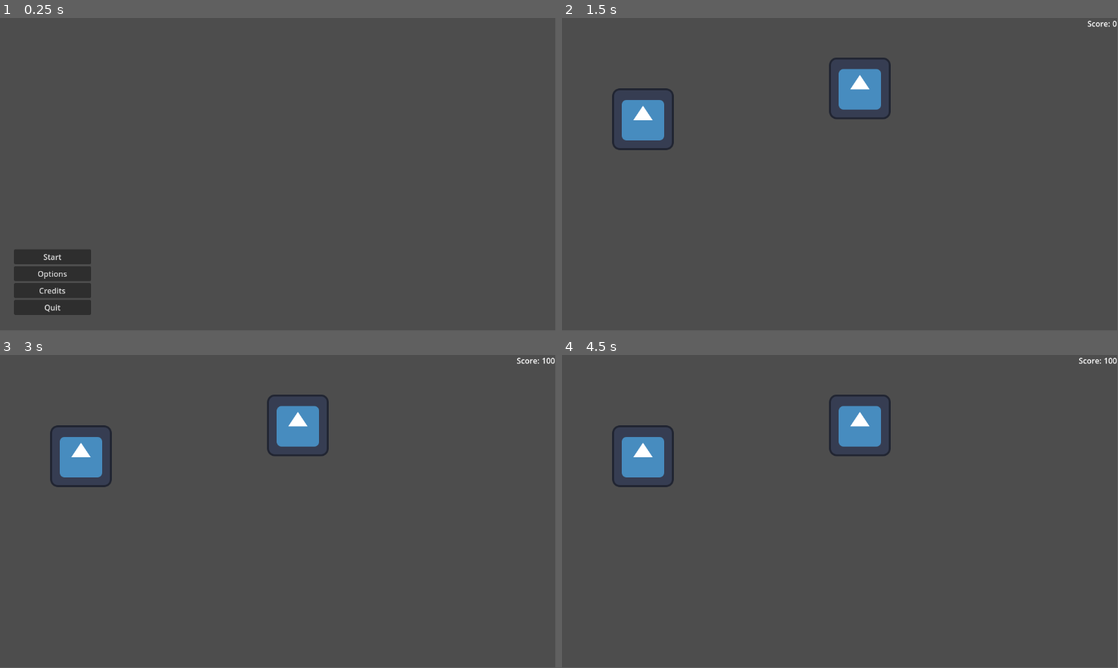
Above: before the commit, frames 1-4 (two rows, left to right).
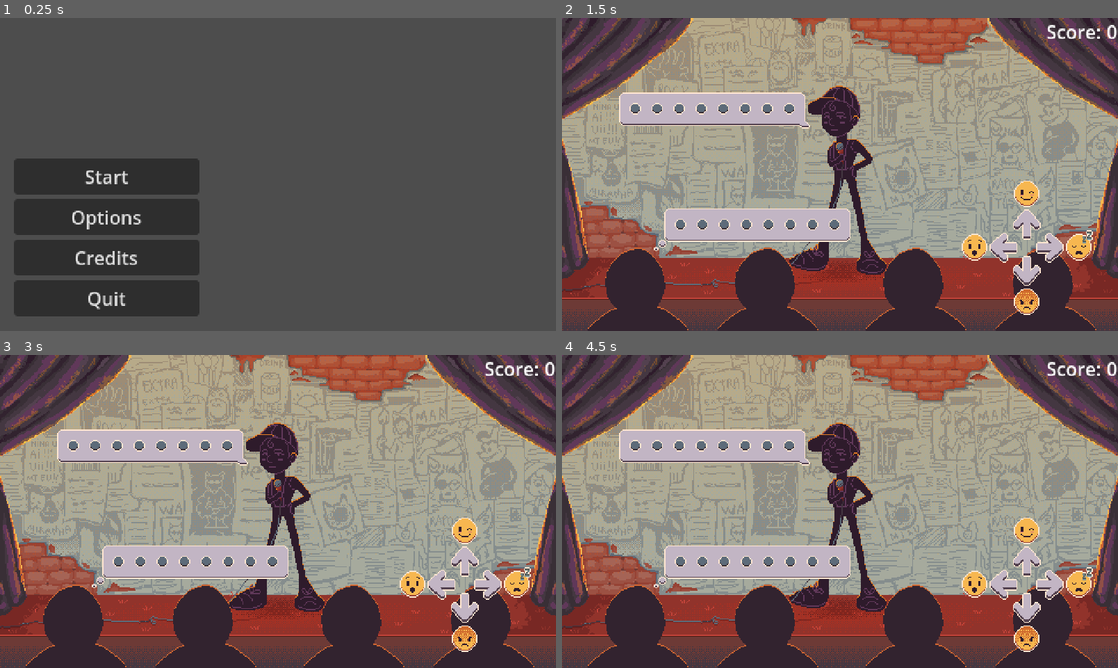
Above: after the commit, the same moments.

Repository: gdp-ufrj/raposo-standup
Game: Godot game, scene res://Scenes/MainMenu.tscn
Same seed, same stepped clock (60 frames per second), same inputs: the game is played once before the commit and once after it. The engine's default icon, where the game draws it, is replaced by a stand-in: a white triangle on a blue panel in a dark square.
Inputs:
- Up to frame 1 (0.25 s): no input
- Up to frame 2 (1.5 s): click "Start" at 0.5 s; hold Right (RightEmoji) from 1.28 s (still down)
- Up to frame 3 (3 s): release Right (RightEmoji) at 2.03 s; hold Down (DownEmoji) 2.03-2.78 s; hold Right (RightEmoji) from 2.78 s (still down)
- Up to frame 4 (4.5 s): release Right (RightEmoji) at 3.53 s; hold Up (UpEmoji) 3.53-4.28 s; hold Left (LeftEmoji) from 4.28 s (still down)
In our replay, the window is 799x449 before the commit and 800x450 after it. These sizes can differ from the game's own. Grey fills any space a smaller window leaves; there, only what the larger window draws over its background counts as a difference.

The runs differ from the first frame. In frame 1, 13% of the frame differs, in the area x 2-36%, y 44-96%; in frame 2, 91%; in frame 3, 91%, in the area x 0-100%, y 0-100%; in frame 4, 91%.
Error after the commit: Invalid assignment of property or key 'frame' with value of type 'int' on a base object of type 'null instance'. (res://Scripts/InputControl.gd:11)

Commit message:
Adicionado primeiro sprites

Diff:
--- a/Scenes/gameplay.tscn
+++ b/Scenes/gameplay.tscn
@@ -1,42 +1,228 @@
-[gd_scene load_steps=8 format=3 uid="uid://0qdt2th35cx5"]
-
-[ext_resource type="Texture2D" uid="uid://dhqk85m8pkqkb" path="res://Assets/icon.svg" id="1_vxgb6"]
+[gd_scene load_steps=38 format=3 uid="uid://0qdt2th35cx5"]
+
+[ext_resource type="Texture2D" uid="uid://btq13nevp1jpf" path="res://Assets/Visual/Player/corpo-Sheet.png" id="1_qckxp"]
 [ext_resource type="Script" path="res://Scripts/InputControl.gd" id="2_vo60r"]
+[ext_resource type="Texture2D" uid="uid://dg72wonvxhl7g" path="res://Assets/Visual/Player/expressoes-Sheet.png" id="3_rnfnp"]
+[ext_resource type="Texture2D" uid="uid://crqjhk8bxetsb" path="res://Assets/Visual/HUD/balões/baloes-de-fala-principal.png" id="4_2ni4t"]
 [ext_resource type="AudioStream" uid="uid://cs38vh3s8atsh" path="res://Assets/musica_120BPM.mp3" id="4_4nw44"]
 [ext_resource type="Script" path="res://Scripts/Bubble.gd" id="4_d0jyi"]
 [ext_resource type="PackedScene" uid="uid://cuv3fax2qw7x1" path="res://Scenes/gui.tscn" id="5_r6kmo"]
-
-[sub_resource type="SpriteFrames" id="SpriteFrames_4w0rr"]
-animations = [{
-"frames": [{
-"duration": 1.0,
-"texture": ExtResource("1_vxgb6")
+[ext_resource type="Texture2D" uid="uid://bqhagscsqbmfo" path="res://Assets/Visual/Background/cenariov2.png" id="6_7yq4q"]
+[ext_resource type="Texture2D" uid="uid://cjcukcrl3a008" path="res://Assets/Visual/HUD/emojis/emojos-mini-Sheet.png" id="6_x1frl"]
+[ext_resource type="Texture2D" uid="uid://b5tlffu2dts4q" path="res://Assets/Visual/HUD/emojis/emojos-mini-inverso-Sheet.png" id="7_5okgi"]
+[ext_resource type="Texture2D" uid="uid://drxfjoid8pypg" path="res://Assets/Visual/Background/plateia.png" id="10_tvaaw"]
+[ext_resource type="Texture2D" uid="uid://dbqu5p18lw3bh" path="res://Assets/Visual/HUD/balões/baloes-de-pensamento-plateia.png" id="11_xrx2p"]
+[ext_resource type="Texture2D" uid="uid://yxsvp5gqj2um" path="res://Assets/Visual/HUD/balões/baloes-de-PENSAMENTO-plateia-distinto.png" id="12_ccl36"]
+
+[sub_resource type="AtlasTexture" id="AtlasTexture_umpqp"]
+atlas = ExtResource("1_qckxp")
+region = Rect2(0, 0, 480, 270)
+
+[sub_resource type="AtlasTexture" id="AtlasTexture_v6xtx"]
+atlas = ExtResource("1_qckxp")
+region = Rect2(480, 0, 480, 270)
+
+[sub_resource type="AtlasTexture" id="AtlasTexture_1adpk"]
+atlas = ExtResource("1_qckxp")
+region = Rect2(960, 0, 480, 270)
+
+[sub_resource type="SpriteFrames" id="SpriteFrames_h34ev"]
+animations = [{
+"frames": [{
+"duration": 1.0,
+"texture": SubResource("AtlasTexture_umpqp")
+}, {
+"duration": 1.0,
+"texture": SubResource("AtlasTexture_v6xtx")
+}, {
+"duration": 1.0,
+"texture": SubResource("AtlasTexture_1adpk")
 }],
 "loop": true,
 "name": &"default",
 "speed": 5.0
 }]
 
+[sub_resource type="AtlasTexture" id="AtlasTexture_17vkq"]
+atlas = ExtResource("3_rnfnp")
+region = Rect2(0, 0, 480, 270)
+
+[sub_resource type="AtlasTexture" id="AtlasTexture_br04h"]
+atlas = ExtResource("3_rnfnp")
+region = Rect2(0, 540, 480, 270)
+
+[sub_resource type="AtlasTexture" id="AtlasTexture_d3xta"]
+atlas = ExtResource("3_rnfnp")
+region = Rect2(0, 810, 480, 270)
+
+[sub_resource type="AtlasTexture" id="AtlasTexture_0jb10"]
+atlas = ExtResource("3_rnfnp")
+region = Rect2(0, 270, 480, 270)
+
+[sub_resource type="AtlasTexture" id="AtlasTexture_8rqdn"]
+atlas = ExtResource("3_rnfnp")
+region = Rect2(480, 270, 480, 270)
+
+[sub_resource type="AtlasTexture" id="AtlasTexture_8t1ld"]
+atlas = ExtResource("3_rnfnp")
+region = Rect2(960, 270, 480, 270)
+
+[sub_resource type="SpriteFrames" id="SpriteFrames_apli4"]
+animations = [{
+"frames": [{
+"duration": 1.0,
+"texture": SubResource("AtlasTexture_17vkq")
+}],
+"loop": true,
+"name": &"Happy",
+"speed": 5.0
+}, {
+"frames": [{
+"duration": 1.0,
+"texture": SubResource("AtlasTexture_br04h")
+}],
+"loop": true,
+"name": &"Normal",
+"speed": 5.0
+}, {
+"frames": [{
+"duration": 1.0,
+"texture": SubResource("AtlasTexture_d3xta")
+}],
+"loop": true,
+"name": &"Sad",
+"speed": 5.0
+}, {
+"frames": [{
+"duration": 1.0,
+"texture": SubResource("AtlasTexture_0jb10")
+}, {
+"duration": 1.0,
+"texture": SubResource("AtlasTexture_8rqdn")
+}, {
+"duration": 1.0,
+"texture": SubResource("AtlasTexture_8t1ld")
+}],
+"loop": true,
+"name": &"Talking",
+"speed": 5.0
+}]
+
+[sub_resource type="AtlasTexture" id="AtlasTexture_sum7o"]
+atlas = ExtResource("4_2ni4t")
+region = Rect2(0, 0, 480, 270)
+
 [sub_resource type="SpriteFrames" id="SpriteFrames_jcn8c"]
 animations = [{
 "frames": [{
 "duration": 1.0,
-"texture": ExtResource("1_vxgb6")
-}],
-"loop": true,
+"texture": SubResource("AtlasTexture_sum7o")
+}],
+"loop": false,
 "name": &"default",
 "speed": 5.0
 }]
 
+[sub_resource type="AtlasTexture" id="AtlasTexture_8sjyl"]
+atlas = ExtResource("6_x1frl")
+region = Rect2(88, 0, 22, 22)
+
+[sub_resource type="AtlasTexture" id="AtlasTexture_pfcf1"]
+atlas = ExtResource("6_x1frl")
+region = Rect2(0, 0, 22, 22)
+
+[sub_resource type="AtlasTexture" id="AtlasTexture_r2i8j"]
+atlas = ExtResource("6_x1frl")
+region = Rect2(44, 0, 22, 22)
+
+[sub_resource type="AtlasTexture" id="AtlasTexture_cfnj3"]
+atlas = ExtResource("6_x1frl")
+region = Rect2(66, 0, 22, 22)
+
+[sub_resource type="AtlasTexture" id="AtlasTexture_62lcw"]
+atlas = ExtResource("6_x1frl")
+region = Rect2(22, 0, 22, 22)
+
+[sub_resource type="AtlasTexture" id="AtlasTexture_cxeov"]
+atlas = ExtResource("7_5okgi")
+region = Rect2(66, 0, 22, 22)
+
+[sub_resource type="AtlasTexture" id="AtlasTexture_fky2g"]
+atlas = ExtResource("7_5okgi")
+region = Rect2(22, 0, 22, 22)
+
+[sub_resource type="AtlasTexture" id="AtlasTexture_iift1"]
+atlas = ExtResource("7_5okgi")
+region = Rect2(0, 0, 22, 22)
+
+[sub_resource type="AtlasTexture" id="AtlasTexture_tqd7r"]
+atlas = ExtResource("7_5okgi")
+region = Rect2(44, 0, 22, 22)
+
+[sub_resource type="SpriteFrames" id="SpriteFrames_sx5t2"]
+animations = [{
+"frames": [{
+"duration": 1.0,
+"texture": SubResource("AtlasTexture_8sjyl")
+}, {
+"duration": 1.0,
+"texture": SubResource("AtlasTexture_pfcf1")
+}, {
+"duration": 1.0,
+"texture": SubResource("AtlasTexture_r2i8j")
+}, {
+"duration": 1.0,
+"texture": SubResource("AtlasTexture_cfnj3")
+}, {
+"duration": 1.0,
+"texture": SubResource("AtlasTexture_62lcw")
+}, {
+"duration": 1.0,
+"texture": SubResource("AtlasTexture_cxeov")
+}, {
+"duration": 1.0,
+"texture": SubResource("AtlasTexture_fky2g")
+}, {
+"duration": 1.0,
+"texture": SubResource("AtlasTexture_iift1")
+}, {
+"duration": 1.0,
+"texture": SubResource("AtlasTexture_tqd7r")
+}],
+"loop": true,
+"name": &"default",
+"speed": 5.0
+}]
+
+[sub_resource type="SpriteFrames" id="SpriteFrames_t04yn"]
+animations = [{
+"frames": [{
+"duration": 1.0,
+"texture": ExtResource("11_xrx2p")
+}, {
+"duration": 1.0,
+"texture": ExtResource("12_ccl36")
+}],
+"loop": true,
+"name": &"default",
+"speed": 5.0
+}]
+
 [node name="Gameplay" type="Node2D"]
 
 [node name="Player" type="AnimatedSprite2D" parent="."]
-position = Vector2(618, 146)
-sprite_frames = SubResource("SpriteFrames_4w0rr")
+position = Vector2(240, 135)
+sprite_frames = SubResource("SpriteFrames_h34ev")
+frame_progress = 0.098008
 script = ExtResource("2_vo60r")
+metadata/_edit_lock_ = true
+
+[node name="Face" type="AnimatedSprite2D" parent="Player"]
+sprite_frames = SubResource("SpriteFrames_apli4")
+animation = &"Normal"
 
 [node name="Bubble" type="AnimatedSprite2D" parent="." node_paths=PackedStringArray("timer", "music")]
-position = Vector2(168, 210)
+position = Vector2(240, 135)
 sprite_frames = SubResource("SpriteFrames_jcn8c")
 script = ExtResource("4_d0jyi")
 beat_time = 0.25
@@ -44,16 +230,117 @@
 beat_time_increment = 0.05
 timer = NodePath("Timer")
 music = NodePath("../Music")
+metadata/_edit_lock_ = true
 
 [node name="Timer" type="Timer" parent="Bubble"]
 
 [node name="AudioListener2D" type="AudioListener2D" parent="Bubble"]
 current = true
 
+[node name="Emojis" type="Node2D" parent="Bubble"]
+
+[node name="Emoji 0" type="AnimatedSprite2D" parent="Bubble/Emojis"]
+z_index = 1
+position = Vector2(-177, -57)
+sprite_frames = SubResource("SpriteFrames_sx5t2")
+
+[node name="Emoji 1" type="AnimatedSprite2D" parent="Bubble/Emojis"]
+z_index = 1
+position = Vector2(-158, -57)
+sprite_frames = SubResource("SpriteFrames_sx5t2")
+
+[node name="Emoji 2" type="AnimatedSprite2D" parent="Bubble/Emojis"]
+z_index = 1
+position = Vector2(-139, -57)
+sprite_frames = SubResource("SpriteFrames_sx5t2")
+
+[node name="Emoji 3" type="AnimatedSprite2D" parent="Bubble/Emojis"]
+z_index = 1
+position = Vector2(-120, -57)
+sprite_frames = SubResource("SpriteFrames_sx5t2")
+
+[node name="Emoji 4" type="AnimatedSprite2D" parent="Bubble/Emojis"]
+z_index = 1
+position = Vector2(-101, -57)
+sprite_frames = SubResource("SpriteFrames_sx5t2")
+
+[node name="Emoji 5" type="AnimatedSprite2D" parent="Bubble/Emojis"]
+z_index = 1
+position = Vector2(-82, -57)
+sprite_frames = SubResource("SpriteFrames_sx5t2")
+
+[node name="Emoji 6" type="AnimatedSprite2D" parent="Bubble/Emojis"]
+z_index = 1
+position = Vector2(-63, -57)
+sprite_frames = SubResource("SpriteFrames_sx5t2")
+
+[node name="Emoji 7" type="AnimatedSprite2D" parent="Bubble/Emojis"]
+z_index = 1
+position = Vector2(-44, -57)
+sprite_frames = SubResource("SpriteFrames_sx5t2")
+
 [node name="Music" type="AudioStreamPlayer2D" parent="."]
 stream = ExtResource("4_4nw44")
 
 [node name="GUI" parent="." instance=ExtResource("5_r6kmo")]
+
+[node name="BackGround" type="Sprite2D" parent="."]
+z_index = -1
+position = Vector2(240, 135)
+texture = ExtResource("6_7yq4q")
+metadata/_edit_lock_ = true
+
+[node name="Sprite2D" type="Sprite2D" parent="BackGround"]
+z_index = 1
+texture = ExtResource("10_tvaaw")
+
+[node name="Bubble Audience" type="AnimatedSprite2D" parent="."]
+position = Vector2(240, 135)
+sprite_frames = SubResource("SpriteFrames_t04yn")
+metadata/_edit_lock_ = true
+
+[node name="Emojis" type="Node2D" parent="Bubble Audience"]
+position = Vector2(39, 100)
+
+[node name="Emoji 0" type="AnimatedSprite2D" parent="Bubble Audience/Emojis"]
+z_index = 1
+position = Vector2(-177, -57)
+sprite_frames = SubResource("SpriteFrames_sx5t2")
+
+[node name="Emoji 1" type="AnimatedSprite2D" parent="Bubble Audience/Emojis"]
+z_index = 1
+position = Vector2(-158, -57)
+sprite_frames = SubResource("SpriteFrames_sx5t2")
+
+[node name="Emoji 2" type="AnimatedSprite2D" parent="Bubble Audience/Emojis"]
+z_index = 1
+position = Vector2(-139, -57)
+sprite_frames = SubResource("SpriteFrames_sx5t2")
+
+[node name="Emoji 3" type="AnimatedSprite2D" parent="Bubble Audience/Emojis"]
+z_index = 1
+position = Vector2(-120, -57)
+sprite_frames = SubResource("SpriteFrames_sx5t2")
+
+[node name="Emoji 4" type="AnimatedSprite2D" parent="Bubble Audience/Emojis"]
+z_index = 1
+position = Vector2(-101, -57)
+sprite_frames = SubResource("SpriteFrames_sx5t2")
+
+[node name="Emoji 5" type="AnimatedSprite2D" parent="Bubble Audience/Emojis"]
+z_index = 1
+position = Vector2(-82, -57)
+sprite_frames = SubResource("SpriteFrames_sx5t2")
+
+[node name="Emoji 6" type="AnimatedSprite2D" parent="Bubble Audience/Emojis"]
+z_index = 1
+position = Vector2(-63, -57)
+sprite_frames = SubResource("SpriteFrames_sx5t2")
+
+[node name="Emoji 7" type="AnimatedSprite2D" parent="Bubble Audience/Emojis"]
+z_index = 1
+position = Vector2(-44, -57)
+sprite_frames = SubResource("SpriteFrames_sx5t2")
 
 [connection signal="input_pressed" from="Player" to="Bubble" method="_on_player_input_pressed"]
 [connection signal="life_lost" from="Bubble" to="GUI" method="_on_bubble_life_lost"]
--- a/Scenes/gui.tscn
+++ b/Scenes/gui.tscn
@@ -1,6 +1,7 @@
-[gd_scene load_steps=2 format=3 uid="uid://cuv3fax2qw7x1"]
+[gd_scene load_steps=3 format=3 uid="uid://cuv3fax2qw7x1"]
 
 [ext_resource type="Script" path="res://Scripts/Gui.gd" id="1_lbuu0"]
+[ext_resource type="Texture2D" uid="uid://dmocqb1cmgwto" path="res://Assets/Visual/HUD/emojis/roda-de-input1.png" id="2_ctaes"]
 
 [node name="GUI" type="CanvasLayer" node_paths=PackedStringArray("score_value_label")]
 script = ExtResource("1_lbuu0")
@@ -35,3 +36,7 @@
 layout_mode = 2
 size_flags_horizontal = 8
 text = "00000000"
+
+[node name="InputWheel" type="TextureRect" parent="Control/MarginContainer"]
+layout_mode = 2
+texture = ExtResource("2_ctaes")
--- a/Scripts/InputControl.gd
+++ b/Scripts/InputControl.gd
@@ -1,12 +1,21 @@
 extends AnimatedSprite2D
 signal input_pressed(direction)
 
+@onready var anim = $"../Bubble/Emoji"
+
+func _ready():
+	self.play("default")
+
 func _process(delta):
 	if Input.is_action_just_pressed("RightEmoji"):
+		anim.frame = 3
 		input_pressed.emit(Enums.Directions.RIGHT)
 	if Input.is_action_just_pressed("LeftEmoji"):
+		anim.frame = 2
 		input_pressed.emit(Enums.Directions.LEFT)
 	if Input.is_action_just_pressed("UpEmoji"):
+		anim.frame = 1
 		input_pressed.emit(Enums.Directions.UP)
 	if Input.is_action_just_pressed("DownEmoji"):
+		anim.frame = 4
 		input_pressed.emit(Enums.Directions.DOWN)
--- a/project.godot
+++ b/project.godot
@@ -15,33 +15,52 @@
 config/features=PackedStringArray("4.2", "Forward Plus")
 config/icon="res://Assets/icon.svg"
 
+[display]
+
+window/size/viewport_width=480
+window/size/viewport_height=270
+window/size/window_width_override=1440
+window/size/window_height_override=810
+window/stretch/mode="viewport"
+window/stretch/aspect="expand"
+window/stretch/scale_mode="integer"
+
 [input]
 
 UpEmoji={
 "deadzone": 0.5,
 "events": [Object(InputEventKey,"resource_local_to_scene":false,"resource_name":"","device":0,"window_id":0,"alt_presse …(181 unchanged characters)…
 , Object(InputEventJoypadButton,"resource_local_to_scene":false,"resource_name":"","device":-1,"button_index":3,"pressure":0.0,"pressed":false,"script":null)
+, Object(InputEventJoypadButton,"resource_local_to_scene":false,"resource_name":"","device":-1,"button_index":11,"pressure":0.0,"pressed":false,"script":null)
+, Object(InputEventJoypadMotion,"resource_local_to_scene":false,"resource_name":"","device":-1,"axis":1,"axis_value":-1.0,"script":null)
 ]
 }
 DownEmoji={
 "deadzone": 0.5,
 "events": [Object(InputEventKey,"resource_local_to_scene":false,"resource_name":"","device":0,"window_id":0,"alt_presse …(181 unchanged characters)…
 , Object(InputEventJoypadButton,"resource_local_to_scene":false,"resource_name":"","device":-1,"button_index":0,"pressure":0.0,"pressed":false,"script":null)
+, Object(InputEventJoypadButton,"resource_local_to_scene":false,"resource_name":"","device":-1,"button_index":12,"pressure":0.0,"pressed":true,"script":null)
+, Object(InputEventJoypadMotion,"resource_local_to_scene":false,"resource_name":"","device":-1,"axis":1,"axis_value":1.0,"script":null)
 ]
 }
 RightEmoji={
 "deadzone": 0.5,
 "events": [Object(InputEventKey,"resource_local_to_scene":false,"resource_name":"","device":0,"window_id":0,"alt_presse …(181 unchanged characters)…
 , Object(InputEventJoypadButton,"resource_local_to_scene":false,"resource_name":"","device":-1,"button_index":1,"pressure":0.0,"pressed":false,"script":null)
+, Object(InputEventJoypadButton,"resource_local_to_scene":false,"resource_name":"","device":-1,"button_index":14,"pressure":0.0,"pressed":true,"script":null)
+, Object(InputEventJoypadMotion,"resource_local_to_scene":false,"resource_name":"","device":-1,"axis":0,"axis_value":1.0,"script":null)
 ]
 }
 LeftEmoji={
 "deadzone": 0.5,
 "events": [Object(InputEventKey,"resource_local_to_scene":false,"resource_name":"","device":0,"window_id":0,"alt_presse …(181 unchanged characters)…
 , Object(InputEventJoypadButton,"resource_local_to_scene":false,"resource_name":"","device":-1,"button_index":2,"pressure":0.0,"pressed":false,"script":null)
+, Object(InputEventJoypadButton,"resource_local_to_scene":false,"resource_name":"","device":-1,"button_index":13,"pressure":0.0,"pressed":true,"script":null)
+, Object(InputEventJoypadMotion,"resource_local_to_scene":false,"resource_name":"","device":-1,"axis":0,"axis_value":-1.0,"script":null)
 ]
 }
 
 [rendering]
 
+textures/canvas_textures/default_texture_filter=0
 renderer/rendering_method="gl_compatibility"
Binary file added: Assets/Visual/Background/cenariov2.png
Not shown, added: Assets/Visual/Background/cenariov2.png.import
Binary file added: Assets/Visual/Background/plateia.png
Not shown, added: Assets/Visual/Background/plateia.png.import
Binary file added: Assets/Visual/HUD/balões/baloes-de-PENSAMENTO-plateia-distinto.png
Not shown, added: Assets/Visual/HUD/balões/baloes-de-PENSAMENTO-plateia-distinto.png.import
Binary file added: Assets/Visual/HUD/balões/baloes-de-fala-principal.png
Not shown, added: Assets/Visual/HUD/balões/baloes-de-fala-principal.png.import
Binary file added: Assets/Visual/HUD/balões/baloes-de-pensamento-plateia.png
Not shown, added: Assets/Visual/HUD/balões/baloes-de-pensamento-plateia.png.import
Binary file added: Assets/Visual/HUD/emojis/compasso-raposo.png
Not shown, added: Assets/Visual/HUD/emojis/compasso-raposo.png.import
(and 10 more such lines)
